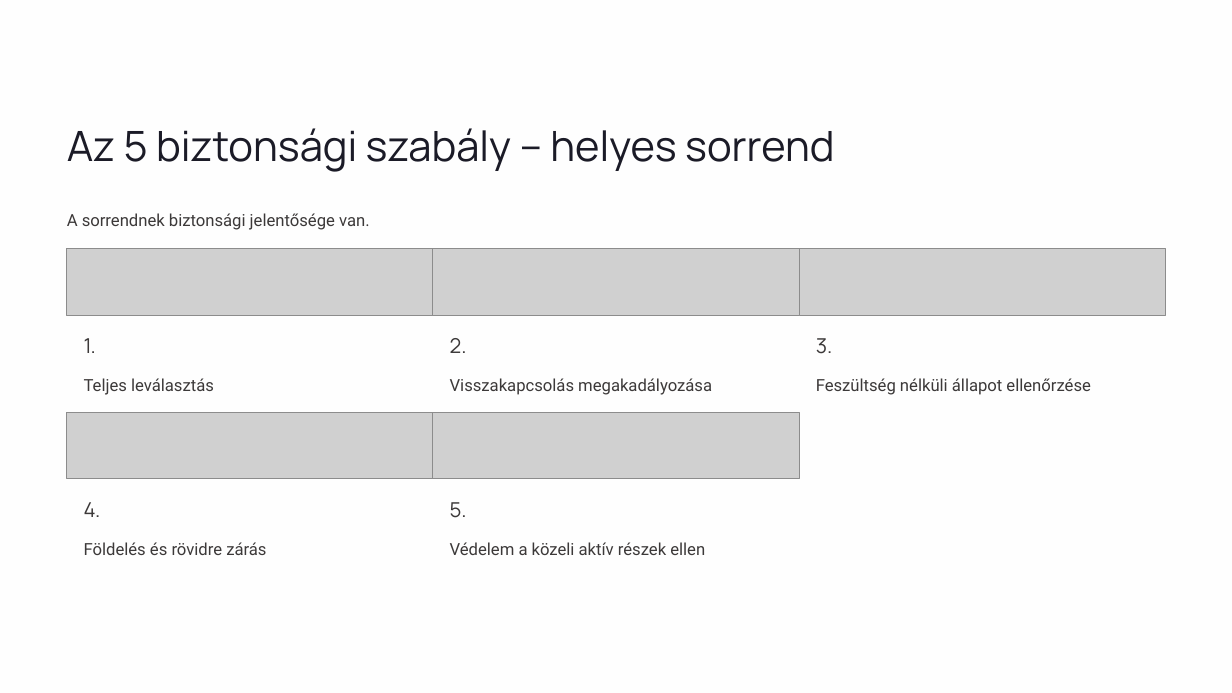
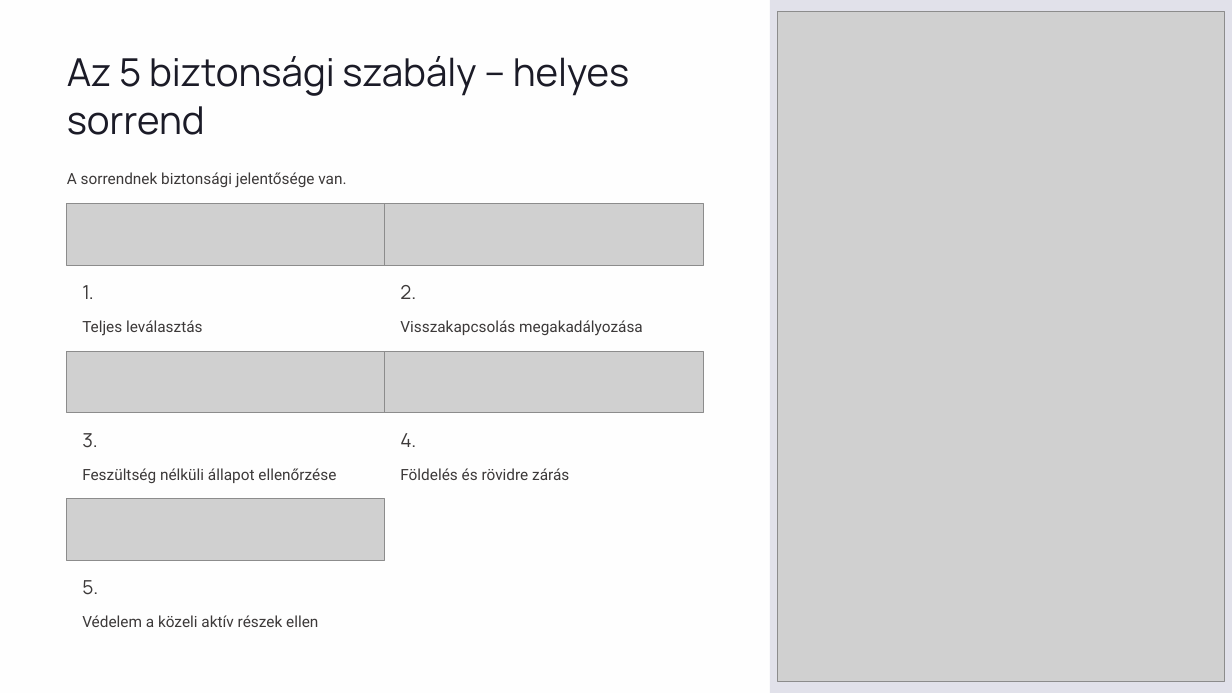
Before and after one commit to zsfazekas65-stack/IAP, a slide deck: slide 5 of ppt/villamosszereles11/03_het.pptx. Drawn at 1232x693 pixels with LibreOffice and Linux fonts; fonts in the diff are those of the drawing; grey boxes stand for pictures. Boxes give left, top, right and bottom in pixels: in the first picture for what was removed or moved away, otherwise in the second. Text is boxed around its words. In the diff, an @@ line names an element or a change of style, - is before the commit and + after.

```diff
--- a/ppt/villamosszereles11/03_het.pptx
+++ b/ppt/villamosszereles11/03_het.pptx
@@ rectangle added at [770,0,1232,693], fill #E1E1EA @@
@@ picture added at [778,11,1225,681] @@
@@ text "Az 5 biztonsági szabály – ...": place and size @@
-text "Az 5 biztonsági szabály – ..." at [67,128,834,172]
+text "Az 5 biztonsági szabály – ..." at [67,56,630,135]
@@ text "Az 5 biztonsági szabály – ..." at [67,56,630,135]: size 32.5 to 30 pt @@
@@ text "A sorrendnek biztonsági jelentősége van.": place and size @@
-text "A sorrendnek biztonsági jelentősége van." at [67,213,370,230]
+text "A sorrendnek biztonsági jelentősége van." at [67,172,346,188]
@@ picture added at [67,204,384,266] @@
@@ picture added at [385,204,703,266] @@
@@ picture removed at [67,249,433,315] @@
@@ picture removed at [433,249,799,315] @@
@@ picture removed at [799,249,1165,315] @@
@@ text "1.": place and size @@
-text "1." at [84,338,96,353]
+text "1." at [82,285,94,299]
@@ text "2.": place and size @@
-text "2." at [450,338,467,353]
+text "2." at [400,285,416,299]
@@ text "Teljes leválasztás": place and size @@
-text "Teljes leválasztás" at [84,378,214,395]
+text "Teljes leválasztás" at [82,320,203,336]
@@ text "Visszakapcsolás megakadályozása": place and size @@
-text "Visszakapcsolás megakadályozása" at [450,378,712,395]
+text "Visszakapcsolás megakadályozása" at [400,320,643,335]
@@ picture added at [67,351,384,413] @@
@@ picture added at [385,351,703,413] @@
@@ picture removed at [67,412,433,479] @@
@@ picture removed at [433,412,799,479] @@
@@ text "3.": place and size @@
-text "3." at [816,338,832,354]
+text "3." at [82,433,97,448]
@@ text "4.": place and size @@
-text "4." at [84,502,101,517]
+text "4." at [400,433,416,447]
@@ text "Feszültség nélküli állapot ellenőrzése": place and size @@
-text "Feszültség nélküli állapot ellenőrzése" at [816,378,1090,395]
+text "Feszültség nélküli állapot ellenőrzése" at [82,468,336,483]
@@ text "Földelés és rövidre zárás": place and size @@
-text "Földelés és rövidre zárás" at [84,542,266,555]
+text "Földelés és rövidre zárás" at [400,468,569,480]
@@ picture added at [67,499,384,561] @@
@@ size 16 to 15 pt in 5 elements at [82,285,94,299], [400,285,416,299], [82,433,97,448], [400,433,416,447], [82,580,98,595] @@
@@ text "5.": place and size @@
-text "5." at [450,502,467,518]
+text "5." at [82,580,98,595]
@@ size 13 to 12 pt; line spacing 1.33 to 1.28 in 6 elements at [82,320,203,336], [400,320,643,335], [67,172,346,188], [82,468,336,483], [400,468,569,480], [82,615,318,627] @@
@@ text "Védelem a közeli aktív részek ...": place and size @@
-text "Védelem a közeli aktív részek ..." at [450,542,705,555]
+text "Védelem a közeli aktív részek ..." at [82,615,318,627]
```
Also in this commit, not shown: 16 other slides changed.
